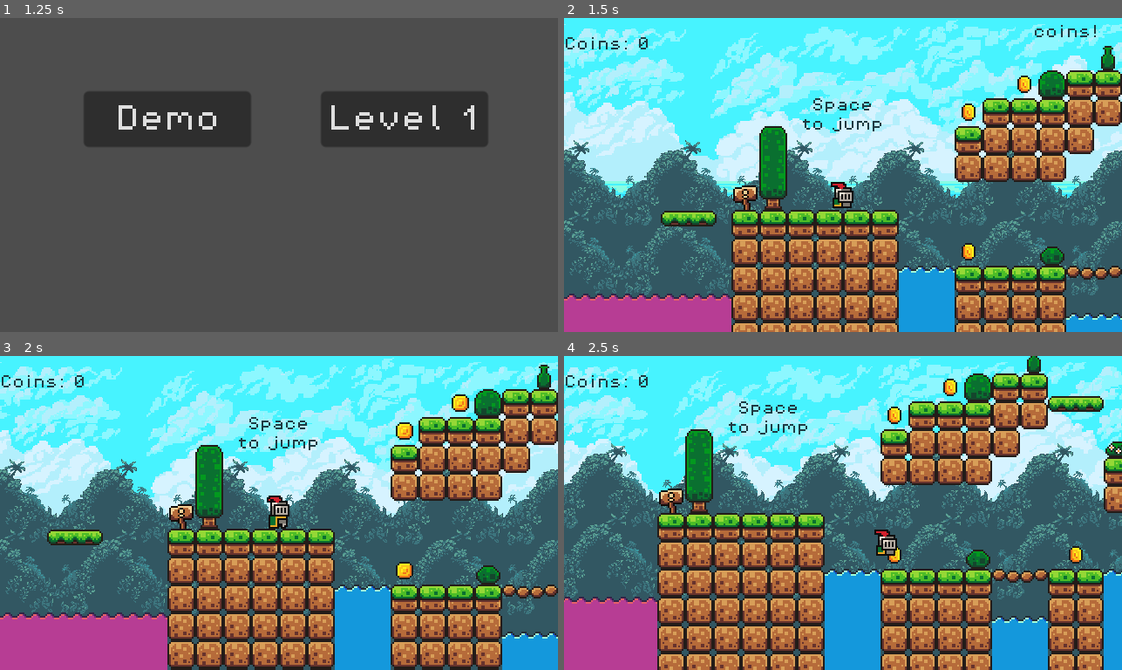
Above: before the commit, frames 1-4 (two rows, left to right).
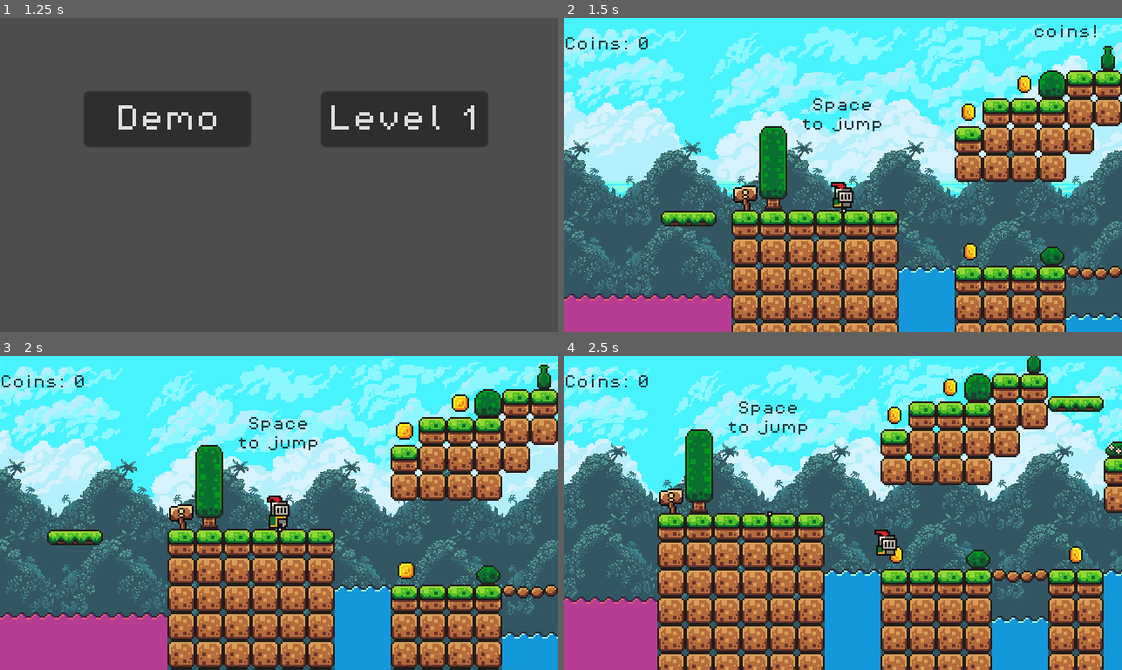
Above: after the commit, the same moments.

Repository: Bwgga/Overleaf
Game: Godot game, scene res://scenes/main_page.tscn
The game is run twice, just before and just after one commit, with the same random seed, the same clock (stepped at 60 frames per second) and the same inputs.
Inputs:
- Up to frame 1 (1.25 s): click "Play" at 0.5 s
- Up to frame 2 (1.5 s): click "Demo" at 1.25 s
- Up to frame 3 (2 s): no input
- Up to frame 4 (2.5 s): hold Right (move_right) from 2.03 s (still down); tap Space (jump) at 2.27 s

Frame 1 is identical in both runs. In frame 2, 0.1% of the frame differs, in the area x 49-75%, y 60-78%; in frame 3, 0.1%; in frame 4, less than 0.1%.

Commit message:
health bar

Diff:
--- a/scenes/demo_lvl.tscn
+++ b/scenes/demo_lvl.tscn
@@ -6,7 +6,11 @@
 [ext_resource type="PackedScene" uid="uid://d0ii1kyw08agv" path="res://scenes/coin.tscn" id="4_vhtng"]
 [ext_resource type="PackedScene" uid="uid://bju3scse1nrsb" path="res://scenes/bg.tscn" id="5_wh4w7"]
 [ext_resource type="FontFile" uid="uid://dkcdht4s7cl25" path="res://assets/brackeys_platformer_assets/fonts/PixelOperator8.ttf" id="6_p1hrw"]
-[ext_resource type="PackedScene" uid="uid://cevn30gv6wun1" path="res://scenes/demo_mob.tscn" id="7_7xt7m"]
+[ext_resource type="PackedScene" uid="uid://bt8iuyhkwctnh" path="res://scenes/demo_mob.tscn" id="7_7xt7m"]
+[ext_resource type="PackedScene" uid="uid://bqvvhsaxhib8l" path="res://scenes/health_coin.tscn" id="8_414jg"]
+[ext_resource type="PackedScene" uid="uid://b5j8wvpjfpcc3" path="res://scenes/progress_bar.tscn" id="8_ew5ey"]
+[ext_resource type="Script" path="res://scenes/progress_bar.gd" id="9_d3ale"]
+[ext_resource type="Script" path="res://scenes/health_coin.gd" id="11_sk0ld"]
 
 [sub_resource type="Animation" id="Animation_cwe7q"]
 length = 0.001
@@ -125,6 +129,23 @@
 [sub_resource type="RectangleShape2D" id="RectangleShape2D_tks66"]
 size = Vector2(144, 20)
 
+[sub_resource type="StyleBoxEmpty" id="StyleBoxEmpty_w7ht0"]
+
+[sub_resource type="StyleBoxFlat" id="StyleBoxFlat_5tm8m"]
+bg_color = Color(0.308796, 0.682216, 0.539548, 1)
+
+[sub_resource type="StyleBoxFlat" id="StyleBoxFlat_luviv"]
+bg_color = Color(0.0962047, 0.0962048, 0.0962047, 1)
+expand_margin_left = 1.0
+expand_margin_top = 1.0
+expand_margin_right = 1.0
+expand_margin_bottom = 1.0
+shadow_color = Color(0, 0, 0, 0.27451)
+shadow_offset = Vector2(0, 1)
+
+[sub_resource type="StyleBoxFlat" id="StyleBoxFlat_sybil"]
+bg_color = Color(1, 1, 1, 1)
+
 [node name="Demo lvl" instance=ExtResource("1_uc1ry")]
 
 [node name="TileMap" parent="." index="1"]
@@ -181,7 +202,7 @@
 position = Vector2(232, -40)
 
 [node name="Coin4" parent="Coins" index="3" instance=ExtResource("4_vhtng")]
-position = Vector2(72, 24)
+position = Vector2(73, 24)
 
 [node name="Coin5" parent="Coins" index="4" instance=ExtResource("4_vhtng")]
 position = Vector2(176, 24)
@@ -262,11 +283,53 @@
 position = Vector2(424, 41)
 shape = SubResource("RectangleShape2D_tks66")
 
+[node name="DemoMob" parent="." index="8" instance=ExtResource("7_7xt7m")]
+position = Vector2(-273, -41)
+
 [node name="Stats" parent="UI" index="0"]
 text = "
 Coins: 0"
 
-[node name="Node2D" parent="." index="9" instance=ExtResource("7_7xt7m")]
-position = Vector2(-273, -41)
+[node name="HealthBar" parent="UI" index="1" instance=ExtResource("8_ew5ey")]
+unique_name_in_owner = true
+z_index = 1
+offset_top = 0.0
+offset_right = 240.0
+offset_bottom = 4.0
+theme_override_styles/background = SubResource("StyleBoxEmpty_w7ht0")
+theme_override_styles/fill = SubResource("StyleBoxFlat_5tm8m")
+max_value = 100.0
+step = 10.0
+value = 50.0
+rounded = false
+fill_mode = 0
+script = ExtResource("9_d3ale")
+
+[node name="DamageBar" type="ProgressBar" parent="UI/HealthBar" index="0"]
+z_index = -1
+layout_mode = 1
+anchors_preset = 15
+anchor_right = 1.0
+anchor_bottom = 1.0
+grow_horizontal = 2
+grow_vertical = 2
+theme_override_styles/background = SubResource("StyleBoxFlat_luviv")
+theme_override_styles/fill = SubResource("StyleBoxFlat_sybil")
+step = 1.0
+value = 80.0
+show_percentage = false
+
+[node name="Timer" type="Timer" parent="UI/HealthBar" index="1"]
+wait_time = 0.4
+one_shot = true
+
+[node name="HeathCoin" type="Node2D" parent="." index="10"]
+
+[node name="Health Coin" parent="HeathCoin" index="0" instance=ExtResource("8_414jg")]
+position = Vector2(79, 33)
+collision_mask = 2
+script = ExtResource("11_sk0ld")
 
 [connection signal="body_entered" from="Killzone" to="Player" method="_on_killzone_body_entered"]
+[connection signal="timeout" from="UI/HealthBar/Timer" to="UI/HealthBar" method="_on_timer_timeout"]
+[connection signal="body_entered" from="HeathCoin/Health Coin" to="Game_Manager" method="_add_health_coin"]
--- a/scenes/demo_mob.tscn
+++ b/scenes/demo_mob.tscn
@@ -29,7 +29,7 @@
 [sub_resource type="RectangleShape2D" id="RectangleShape2D_vy8vh"]
 size = Vector2(12, 10)
 
-[node name="Node2D" type="Node2D"]
+[node name="Demo mob" type="Node2D"]
 
 [node name="Demo mob" type="AnimatedSprite2D" parent="."]
 sprite_frames = SubResource("SpriteFrames_bwqam")
--- a/scripts/game_manager.gd
+++ b/scripts/game_manager.gd
@@ -1,9 +1,16 @@
 extends Node
 
 var coins = 0
-
 @onready var stats = $"../UI/Stats"
 
 func add_coin():
 	coins += 1
 	stats.text = " \nCoins: " + str(coins) + "\n"
+
+
+@onready var health_bar = %HealthBar
+@onready var health_coin = $"../HeathCoin/Health Coin"
+
+func _add_health_coin(body):
+	health_bar.add_healthcoin()
+	health_coin.dissapear()
Not shown: 1 places in scenes/demo_lvl.tscn that only renumber resources
Not shown: 1 places in scenes/demo_mob.tscn that only renumber resources
